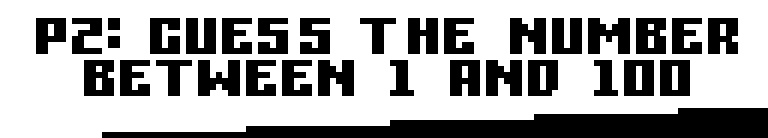
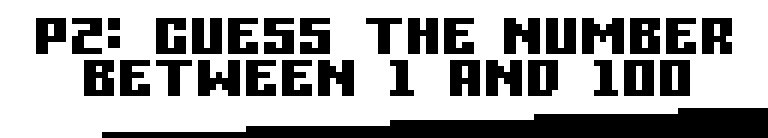
Layer changes from the first 768×138 image to the second:
painted on "P2: GUESS THE NUMBER BETWEEN 1 AND 100" over [150, 18, 738, 54]
